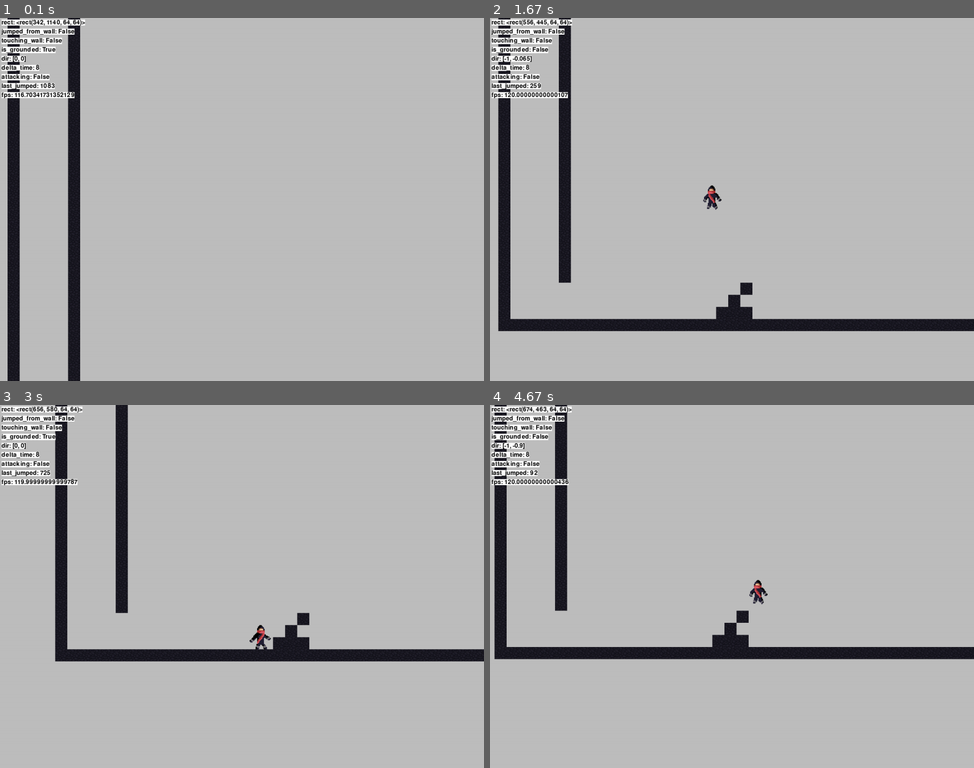
Above: before the commit, frames 1-4 (two rows, left to right).
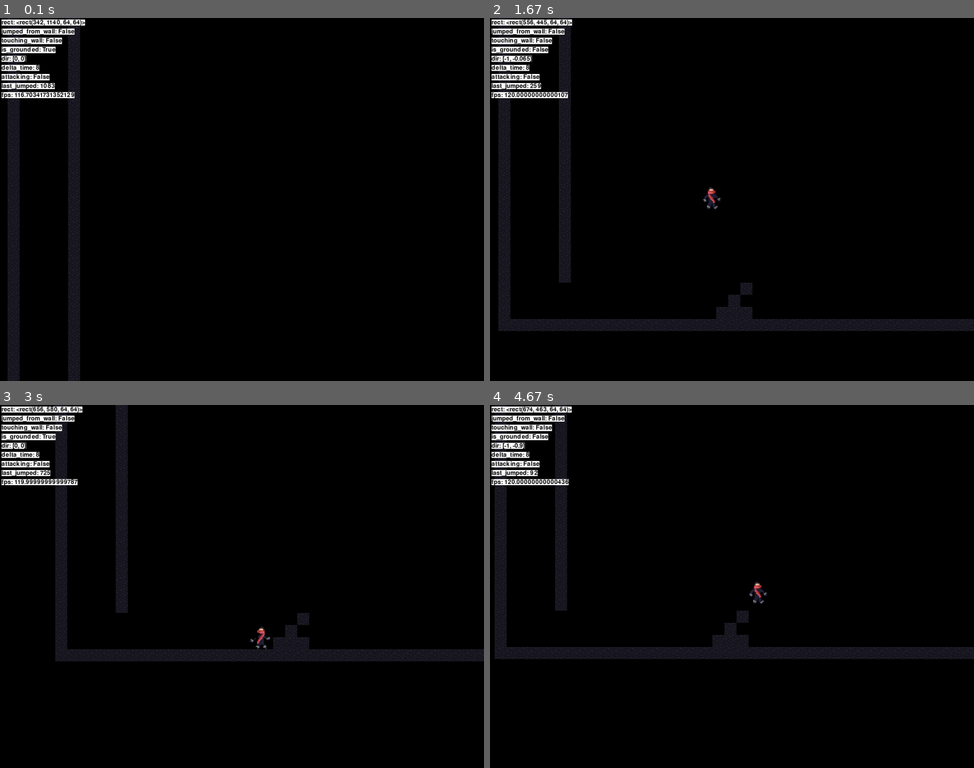
Above: after the commit, the same moments.

Repository: zyxwars/ninja
Game: pygame game, started from main.py
The game is run twice, just before and just after one commit, with the same random seed, the same clock (stepped at 60 frames per second) and the same inputs.
Inputs:
- Up to frame 1 (0.1 s): no input
- Up to frame 2 (1.67 s): hold D 0.33-0.8 s; hold D 0.83-1.3 s; tap Space at 0.9, 1.2, 1.4 s; hold A from 1.33 s (still down)
- Up to frame 3 (3 s): tap Space at 1.7, 1.97, 2.27, 2.4, 2.7 s; release A at 1.87 s; hold A 1.9-2.3 s; hold D 2.33-2.97 s
- Up to frame 4 (4.67 s): hold A 3-3.47 s; tap Space at 3.07, 3.37, 3.57, 3.87, 4.07, 4.37, 4.57 s; hold D 3.5-3.97 s; hold D 4-4.47 s; hold A from 4.5 s (still down)

The runs differ from the first frame. In frame 1, 94% of the frame differs, in the area x 0-100%, y 0-100%; in frame 2, 91%; in frame 3, 92%; in frame 4, 92%.

Commit message:
Add simple level editor controls

Diff:
--- /dev/null
+++ b/editor.py
@@ -0,0 +1,70 @@
+import pygame as pg
+
+
+from level.tile import Tile
+from utils import debug
+import config
+
+
+pg.init()
+screen = pg.display.set_mode((config.SCREEN_WIDTH, config.SCREEN_HEIGHT))
+# Load display surface after it is created
+debug.init()
+clock = pg.time.Clock()
+
+editor = pg.Surface((config.SCREEN_WIDTH - 200, config.SCREEN_HEIGHT))
+tiles = pg.sprite.Group()
+drag_start = (0, 0)
+is_dragging = False
+level = pg.Surface((0, 0))
+zoom = 1
+
+
+with open('./level/level.txt', encoding='utf-8') as f:
+    for row_index, row in enumerate(f):
+        for col_index, tile in enumerate(row):
+            if tile in [' ', '', '\n']:
+                continue
+            else:
+                tiles.add(Tile((col_index * config.TILE_SIZE,
+                          row_index * config.TILE_SIZE), tile))
+
+
+while True:
+    for e in pg.event.get():
+        if e.type == pg.QUIT:
+            pg.quit()
+        elif e.type == pg.MOUSEWHEEL:
+            zoom += e.y * 0.1
+            if zoom <= 0:
+                zoom = 0.1
+            level = pg.Surface(
+                (config.SCREEN_WIDTH * zoom ** -1, config.SCREEN_HEIGHT * zoom ** -1))
+        elif e.type == pg.MOUSEBUTTONDOWN:
+            if e.button == 1:
+                is_dragging = True
+                drag_start = e.pos
+        elif e.type == pg.MOUSEBUTTONUP:
+            if e.button == 1:
+                is_dragging = False
+
+    editor.fill('yellow')
+    level.fill('gray')
+    tiles.draw(level)
+
+    if is_dragging:
+        mouse_pos = pg.mouse.get_pos()
+        for tile in tiles.sprites():
+            tile.rect.x += mouse_pos[0] - drag_start[0]
+            tile.rect.y += mouse_pos[1] - drag_start[1]
+
+        drag_start = mouse_pos
+
+    level_size = level.get_size()
+    scaled_level = pg.transform.scale(
+        level, (level_size[0] * zoom, level_size[1] * zoom))
+    editor.blit(scaled_level, (0, 0))
+    screen.blit(editor, (0, 0))
+
+    pg.display.update()
+    clock.tick(60)
--- a/main.py
+++ b/main.py
@@ -18,7 +18,7 @@
         if e.type == pg.QUIT:
             pg.quit()
 
-    screen.fill('gray')
+    screen.fill('black')
     level.update()
 
     debug.debug('delta_time', shared_data.delta_time)
Not shown, changed: TODO.md
